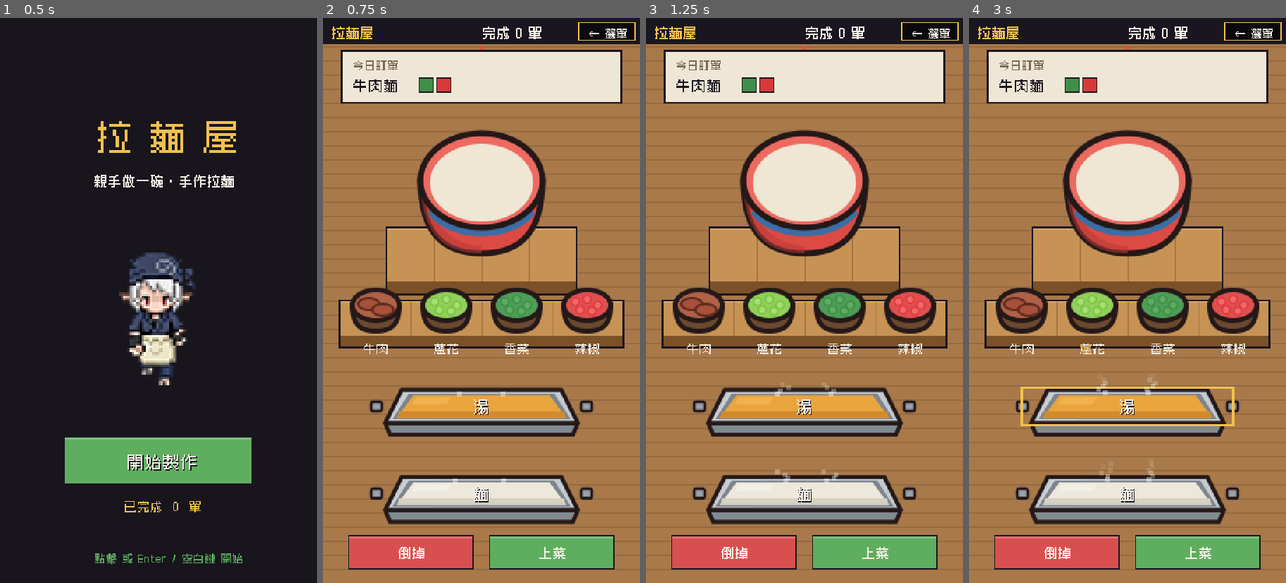
Above: before the commit, frames 1-4 (left to right).
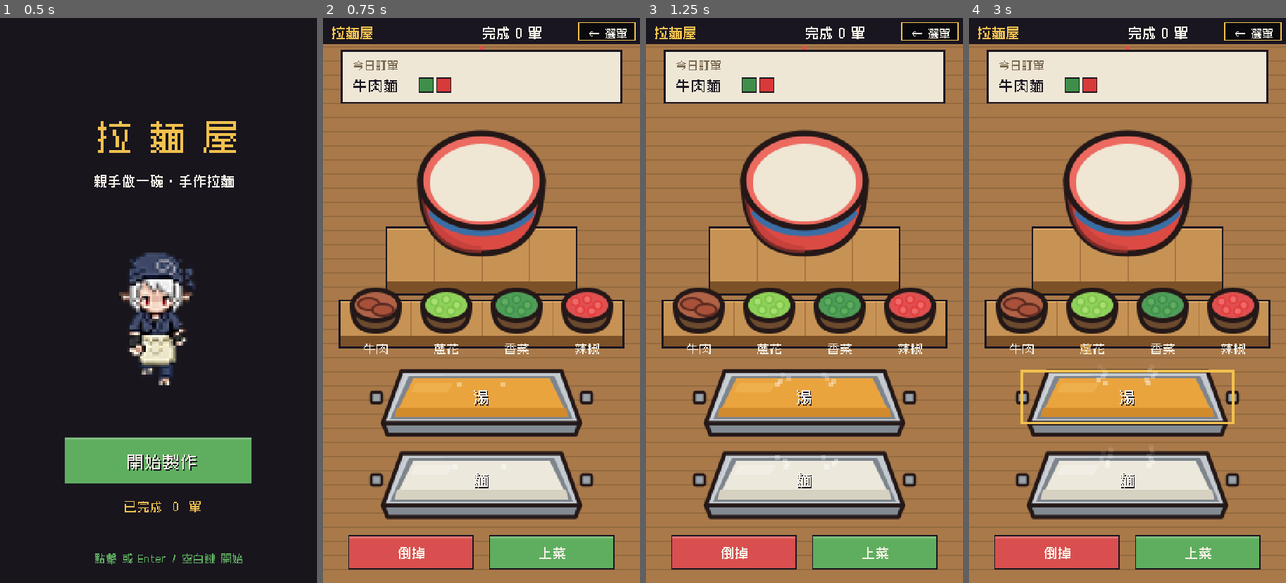
Above: after the commit, the same moments.

Repository: meloalright/ramen-ya
Game: Godot game, scene res://scenes/Menu.tscn
Two runs of this game, one before a commit and one after it. Both use one fixed random seed, a clock stepped at 60 frames per second and the inputs below.
Inputs (mouse positions are in pixels of both pictures, inside the frame that each line leads up to):
- Up to frame 1 (0.5 s): no input
- Up to frame 2 (0.75 s): tap Enter at 0.5 s; move the mouse to (551, 272) at 0.52 s; hold D from 0.53 s (still down); tap M at 0.6 s; click (551, 272) at 0.67 s
- Up to frame 3 (1.25 s): keep holding D; tap Space at 0.77 s
- Up to frame 4 (3 s): release D at 1.25 s; drag from (1064, 328) to (1111, 413) at 1.27 s; move the mouse to (1159, 176) at 2.02 s; hold D 2.03-2.75 s; tap Enter at 2.1 s; drag from (1111, 413) to (1032, 215) at 2.77 s

Frame 1 is identical in both runs. In frame 2, 11% of the frame differs, in the area x 14-86%, y 62-90%; in frame 3, 11%; in frame 4, 11%.

Commit message:
feat(cook): make the stacked pans read big in 3/4 view
Gave the wide pans a fuller foreshortened-square mouth (top face 44px tall vs
28) plus visible wall depth so they look like big substantial pans rather than
thin trays. Repositioned the stack, steam, lit highlight, noodle-nest and moved
the boil gauge into the gap between the two pans.

Co-Authored-By: Claude Opus 4.8 (1M context) <noreply@anthropic.com>

Diff:
--- a/scripts/Main.gd
+++ b/scripts/Main.gd
@@ -31,7 +31,7 @@
 const BOWL_HIT_RY := 44.0
 
 # big pans: the sprite's liquid surface sits VAT_OPEN_Y down from its top
-const VAT_OPEN_Y := 28.0
+const VAT_OPEN_Y := 34.0
 
 # ---- game states ----------------------------------------------------
 enum State { TITLE, PLAY, OVER }
@@ -212,10 +212,10 @@
 	# portrait: two big vats (大缸) side by side under the bowl; toppings in a row below.
 	stations.clear()
 	# two big wide pans stacked: 湯 on top, 麵 below (both wider than the bowl)
-	stations.append({"item": "soup", "name": "湯", "center": Vector2(135, 330), "r": 32,
-		"rect": Rect2(40, 305, 190, 52), "cx": 135})
-	stations.append({"item": "noodles", "name": "麵", "center": Vector2(135, 404), "r": 32,
-		"rect": Rect2(40, 379, 190, 52), "cx": 135})
+	stations.append({"item": "soup", "name": "湯", "center": Vector2(135, 322), "r": 32,
+		"rect": Rect2(36, 296, 198, 56), "cx": 135})
+	stations.append({"item": "noodles", "name": "麵", "center": Vector2(135, 392), "r": 32,
+		"rect": Rect2(36, 366, 198, 60), "cx": 135})
 	var defs := [
 		["beef", "牛肉", Vector2(45, 250), 22],
 		["scallion", "蔥花", Vector2(105, 250), 22],
@@ -267,10 +267,10 @@
 		steam_t -= delta
 		if steam_t <= 0.0:
 			steam_t = 0.16
-			_puff(116, 320)                           # 湯 pan (top) — always boiling
-			_puff(156, 320)
-			_puff(116, 394)                           # 麵 pan (bottom) — always boiling
-			_puff(156, 394)
+			_puff(116, 312)                           # 湯 pan (top) — always boiling
+			_puff(156, 312)
+			_puff(116, 382)                           # 麵 pan (bottom) — always boiling
+			_puff(156, 382)
 			if soup_fill > 0.0 or bowl.noodles or _base_ok():
 				_puff(BOWL_OPEN.x, BOWL_OPEN.y - 8)   # the bowl, once it holds hot broth/noodles
 
@@ -826,8 +826,8 @@
 func _draw_noodle_nest(ctr: Vector2) -> void:
 	var cream := Color("efe6cf")
 	var cream_d := Color("d6cbab")
-	var rx := 26.0
-	var ry := 7.0
+	var rx := 28.0
+	var ry := 9.0
 	var pts := PackedVector2Array()
 	var pts2 := PackedVector2Array()
 	for i in range(22):
@@ -863,9 +863,9 @@
 		var lit: bool = (s.item == "soup" and held == "soup") \
 			or (s.item == "noodles" and (held == "noodles" or noodle_state == "cooking"))
 		if lit:
-			draw_rect(Rect2(c.x - 90, c.y - 16, 180, 32), COL_YELLOW, false, 2.0)
+			draw_rect(Rect2(c.x - 90, c.y - 22, 180, 44), COL_YELLOW, false, 2.0)
 		if s.item == "noodles" and noodle_state == "cooking":
-			_draw_boil_gauge(Vector2(117, 367))
+			_draw_boil_gauge(Vector2(117, 361))
 		# bold label on the broth / basket
 		_text(s.name, Vector2(c.x + 1, c.y + 5), 13, COL_INK, HORIZONTAL_ALIGNMENT_CENTER)
 		_text(s.name, Vector2(c.x, c.y + 4), 13, COL_WHITE, HORIZONTAL_ALIGNMENT_CENTER)
Binary file changed: assets/cook/td_vat_noodle.png
Binary file changed: assets/cook/td_vat_soup.png
Not shown, changed: assets/cook/gen_svg.py
